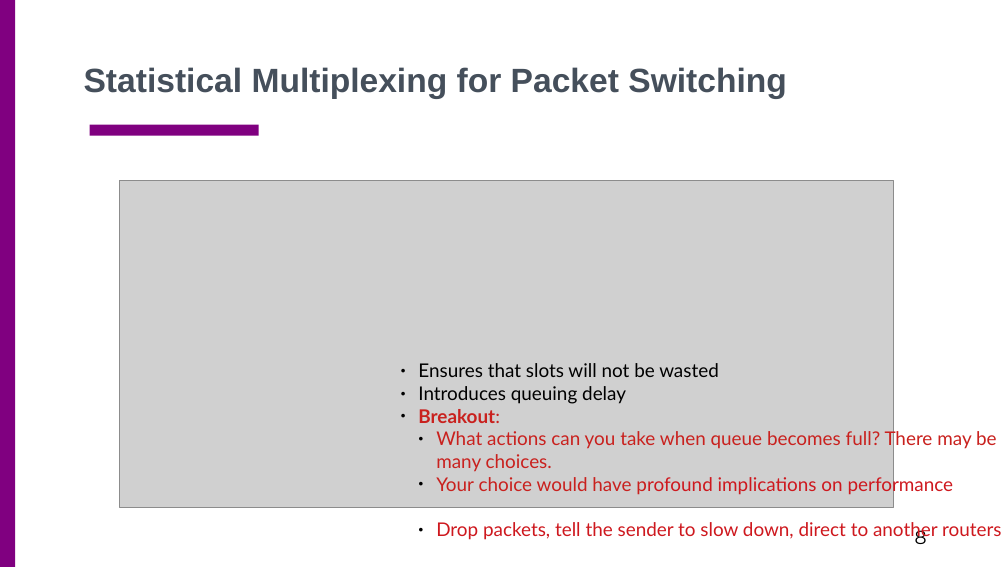
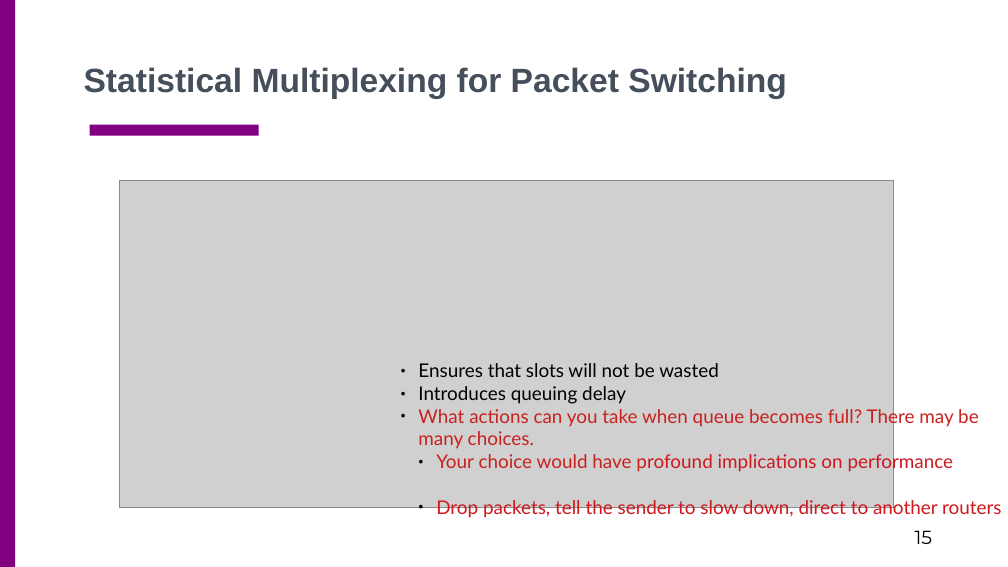
Before and after one commit to csc4200/csc4200.github.io, a slide deck: slide 15 of docs/lectures_source/class_slides-2.odp (slide 8 before the commit). Drawn at 1008x567 pixels with LibreOffice and Linux fonts; fonts in the diff are those of the drawing; grey boxes stand for pictures. Boxes give left, top, right and bottom in pixels: in the first picture for what was removed or moved away, otherwise in the second. Text is boxed around its words. In the diff, an @@ line names an element or a change of style, - is before the commit and + after.

```diff
--- a/docs/lectures_source/class_slides-2.odp
+++ b/docs/lectures_source/class_slides-2.odp
@@ text at (418, 409, 500, 423): paragraph removed @@
-● Breakout:
@@ text at (418, 407, 979, 449): list level 2 to 1 in "What actions can you take ..." @@
@@ page number at (915, 530, 933, 544): text changed @@
-8
+15
```
Also in this commit, not shown: 3 other slides changed, 14 slides added, 13 slides removed, 12 other files.
